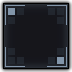
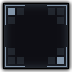
Layered file, before and after one edit (72 × 72). Changes by layer:
painted on "Visible" over bbox(4, 4, 68, 68)
"Capa pegada #5": opacity 80% → 90% over bbox(4, 4, 68, 68)